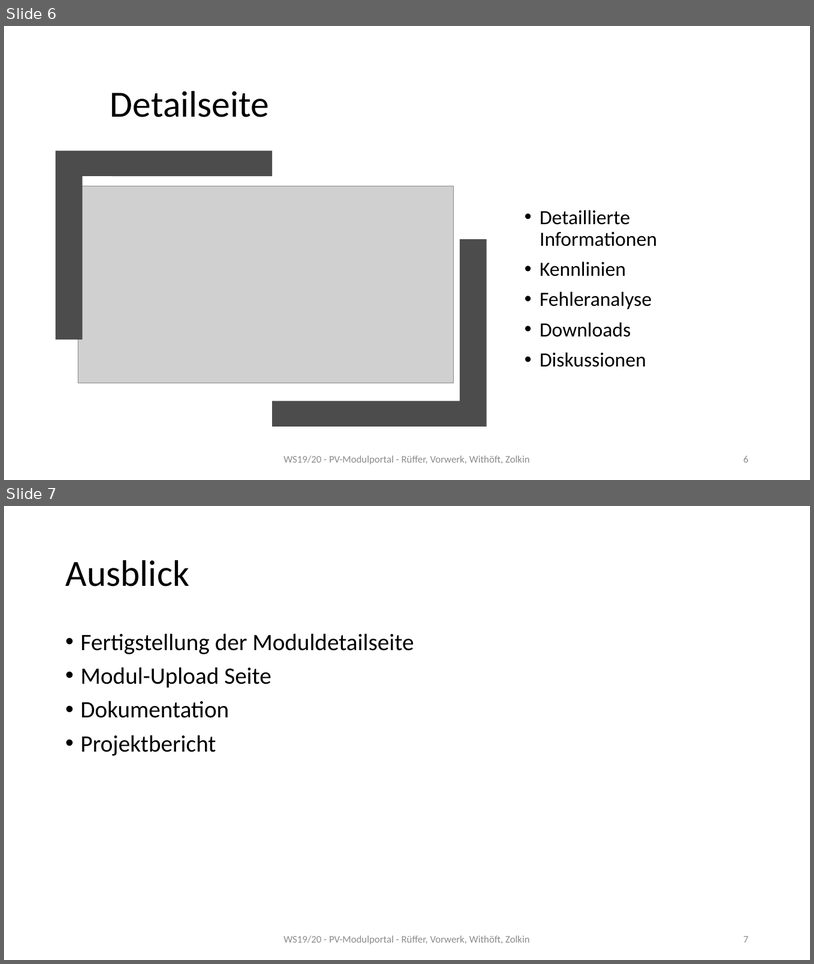
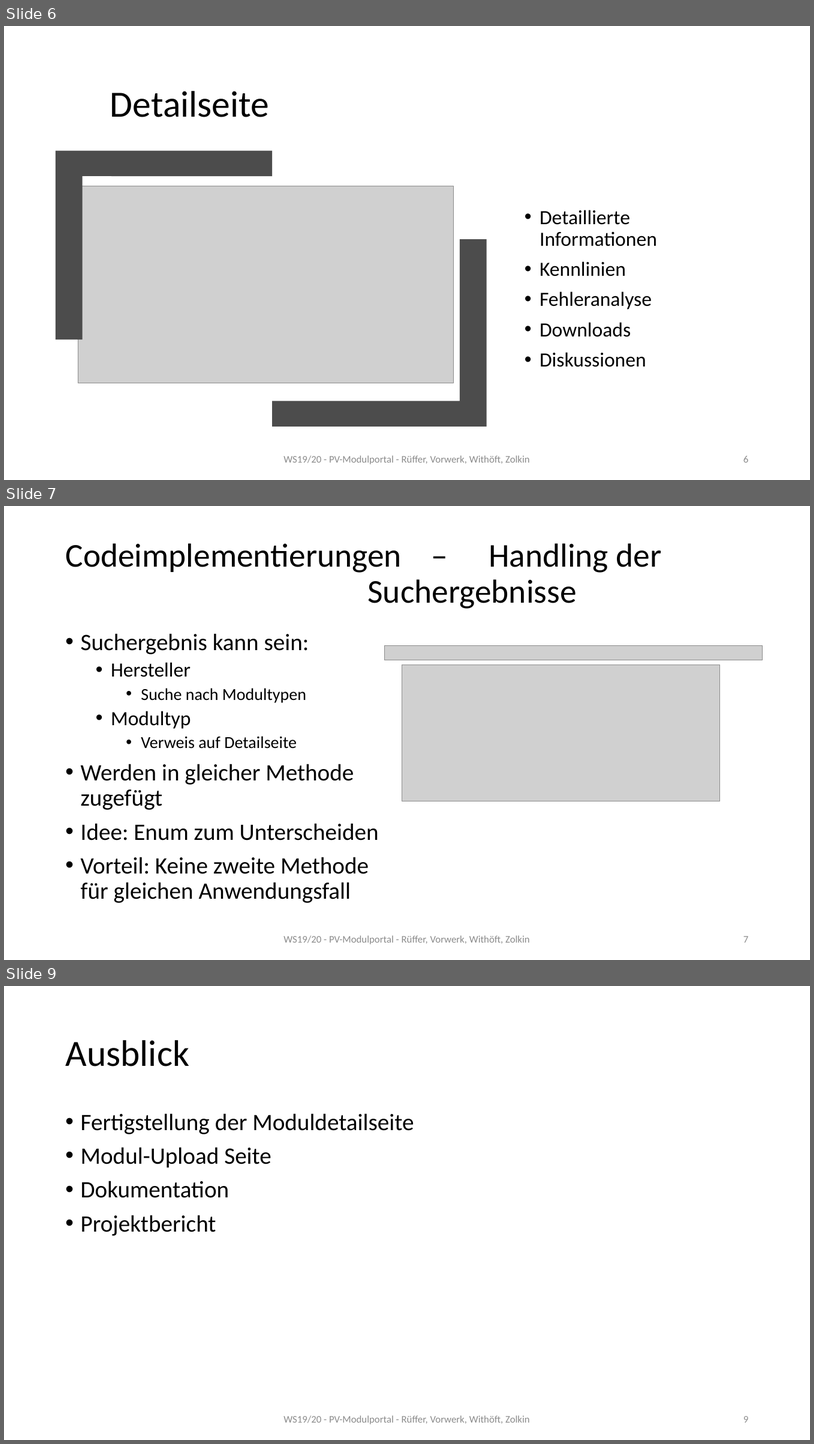
Before and after one commit to mwithoeft/Webengineering, a slide deck: docs/Seminarvortrag.pptx. Shown one above the other, each under a label of ours: slides 6 and 7 before the commit, slides 6, 7 and 9 after it; the slides between them are not shown. The pictures are 814x964 and 814x1444 pixels, drawn with LibreOffice and Linux fonts; fonts in the diff are those of the drawing; grey boxes stand for pictures. Boxes give left, top, right and bottom in pixels: in the first picture for what was removed or moved away, otherwise in the second. Text is boxed around its words. In the diff, an @@ line names an element or a change of style, - is before the commit and + after.

```diff
--- a/docs/Seminarvortrag.pptx
+++ b/docs/Seminarvortrag.pptx
@@ slide 7 added at box(4, 506, 810, 960), background #FFFFFF @@
@@ title added at box(65, 543, 662, 609), 39.6 pt, text #000000 @@
+Codeimplementierungen – Handling der Suchergebnisse
@@ text added at box(81, 633, 379, 903), 28 pt, text #000000 @@
+• Suchergebnis kann sein:
+  • Hersteller
+    • Suche nach Modultypen
+  • Modultyp
+    • Verweis auf Detailseite
+• Werden in gleicher Methode zugefügt
+• Idee: Enum zum Unterscheiden
+• Vorteil: Keine zweite Methode für gleichen Anwendungsfall
@@ picture added at box(384, 646, 762, 660) @@
@@ picture added at box(402, 664, 720, 801) @@
@@ text added at box(284, 935, 530, 944), 12 pt, text #8C8C8C @@
+WS19/20 - PV-Modulportal - Rüffer, Vorwerk, Withöft, Zolkin
@@ page number added at box(744, 936, 749, 942), 12 pt, text #8C8C8C @@
+7
@@ what was slide 7 is now slide 9 @@
@@ page number at box(744, 1416, 749, 1422): text changed @@
-7
+9
```
Also in this commit, not shown: 1 slide changed, 1 other slide added.
